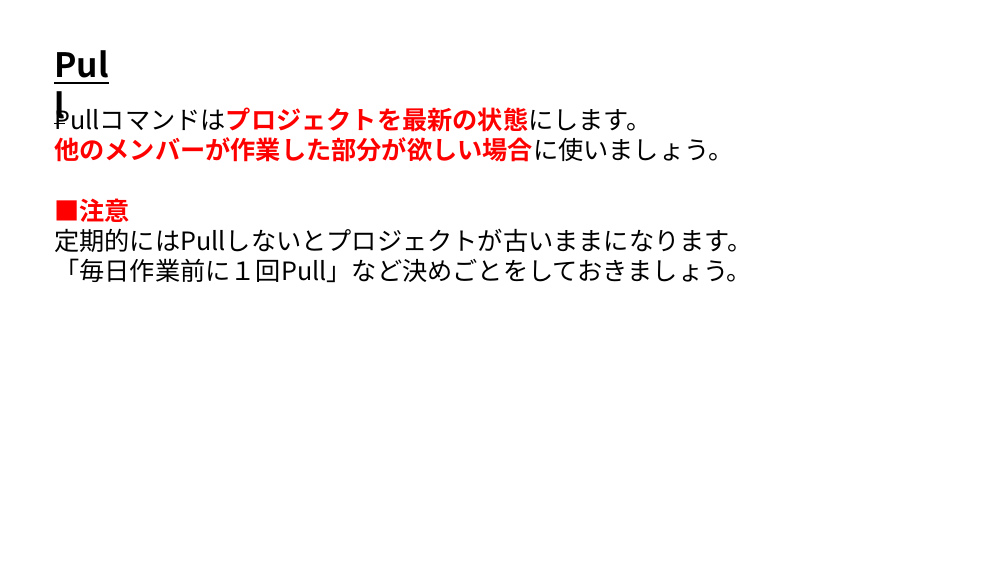
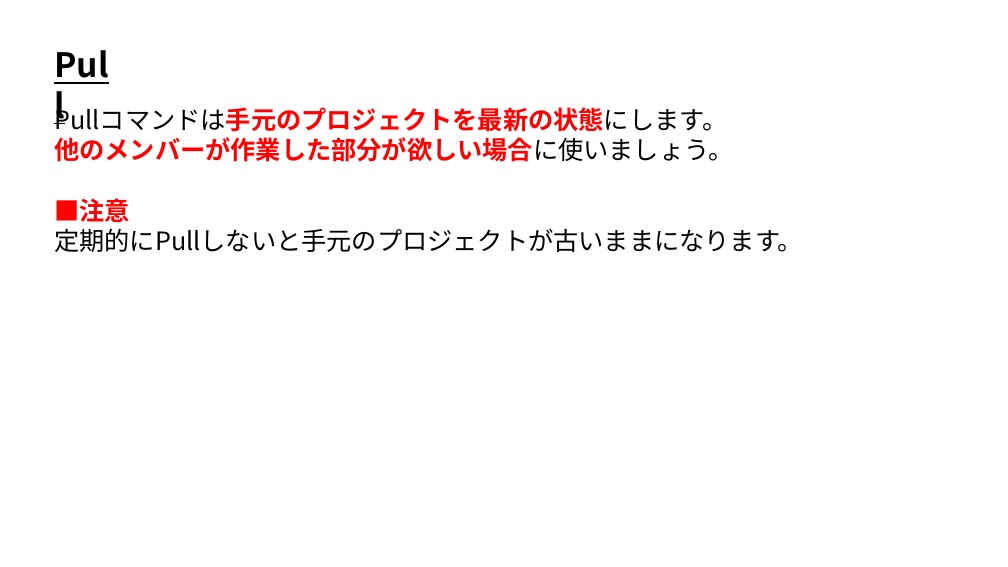
Before and after one commit to ArakiYusuke-Ohara/Textbook, a slide deck: slide 4 of ゲーム科2年/00_前期/ゲームエンジンⅢ/バージョン管理/05_Pull.pptx. Drawn at 1008x567 pixels with LibreOffice and Linux fonts; fonts in the diff are those of the drawing. Boxes give left, top, right and bottom in pixels: in the first picture for what was removed or moved away, otherwise in the second. Text is boxed around its words. In the diff, an @@ line names an element or a change of style, - is before the commit and + after.

Commit message:
バージョン管理のスライドを最新に更新

```diff
--- a/ゲーム科2年/00_前期/ゲームエンジンⅢ/バージョン管理/05_Pull.pptx
+++ b/ゲーム科2年/00_前期/ゲームエンジンⅢ/バージョン管理/05_Pull.pptx
@@ text at bbox=[54, 103, 727, 132]: text changed; text colour #000000 to #FF0000; bold on @@
-Pullコマンドはプロジェクトを最新の状態にします。
+Pullコマンドは手元のプロジェクトを最新の状態にします。
@@ text at bbox=[54, 228, 803, 252]: text changed @@
-定期的にはPullしないとプロジェクトが古いままになります。
-「毎日作業前に１回Pull」など決めごとをしておきましょう。
+定期的にPullしないと手元のプロジェクトが古いままになります。
```
Also in this commit, not shown: 1 other slide changed, 9 other files.
